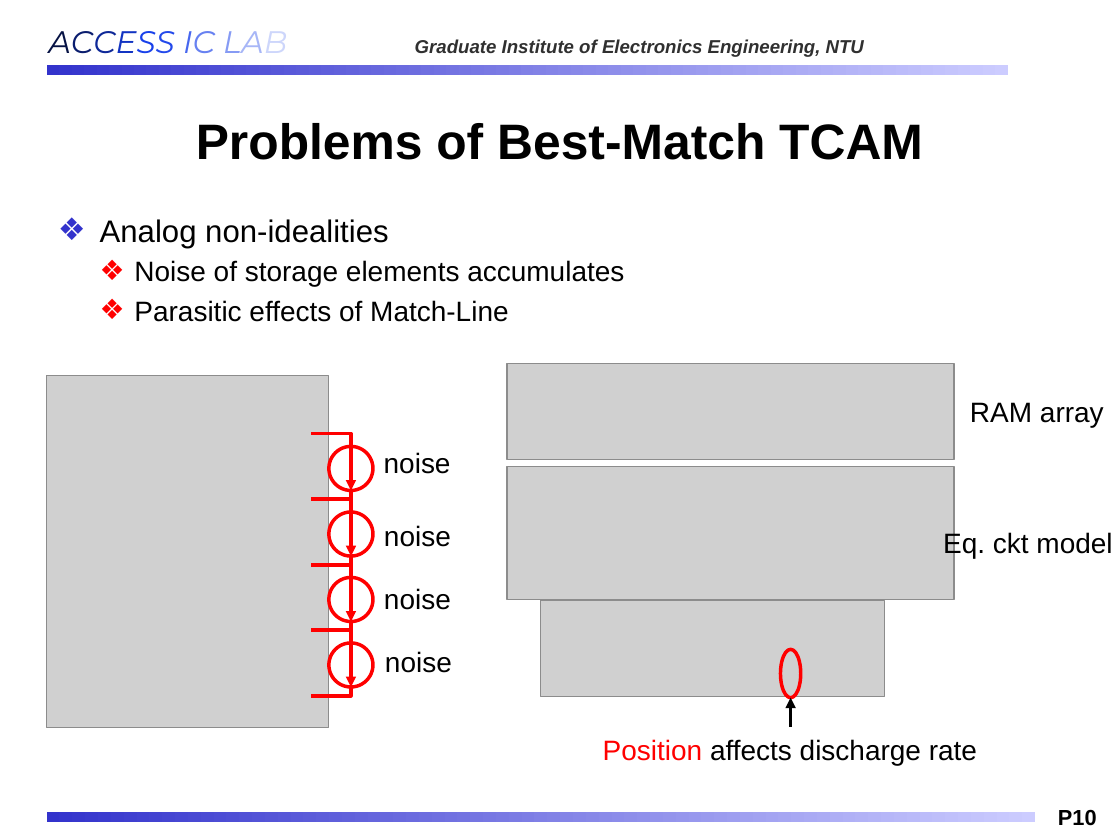
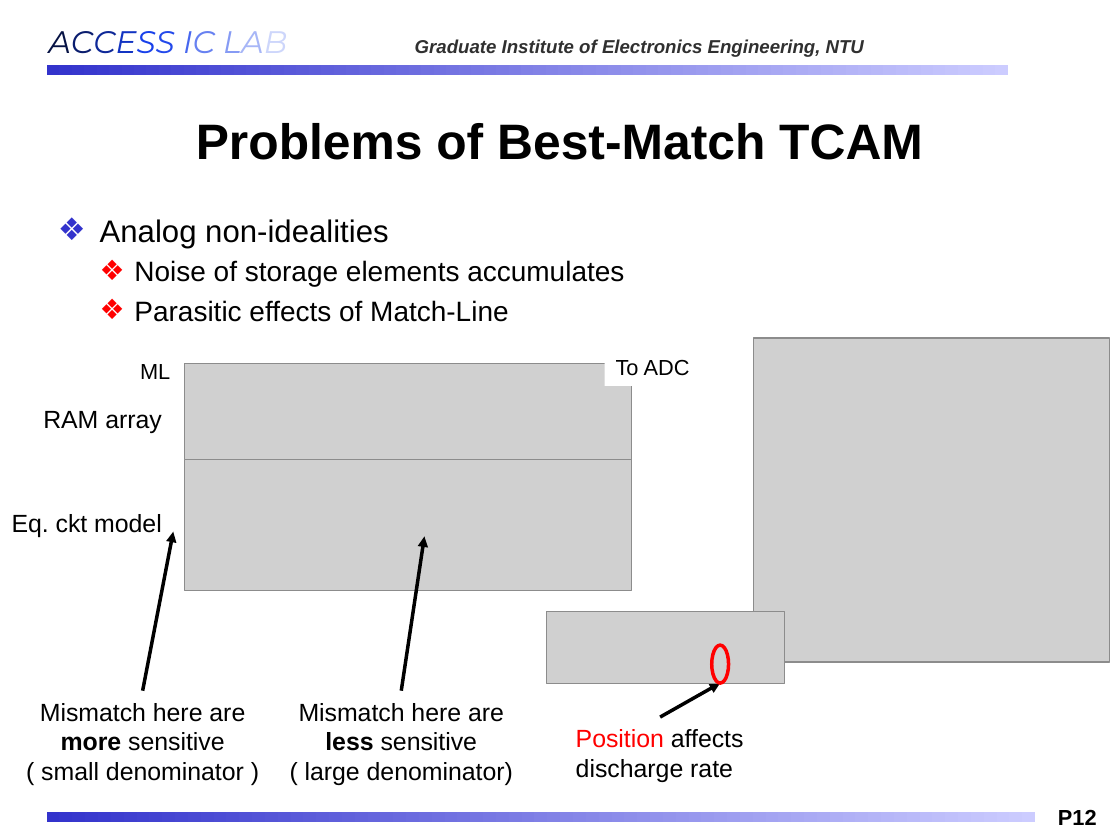
Before and after one commit to Oniontow/AndyWu_Project, a slide deck: slide 12 of IMS_NEW.pptx (slide 10 before the commit). Drawn at 1120x840 pixels with LibreOffice and Linux fonts; fonts in the diff are those of the drawing; grey boxes stand for pictures; background and template pictures are left out. Boxes give left, top, right and bottom in pixels: in the first picture for what was removed or moved away, otherwise in the second. Text is boxed around its words. In the diff, an @@ line names an element or a change of style, - is before the commit and + after.

Commit message:
53

```diff
--- a/IMS_NEW.pptx
+++ b/IMS_NEW.pptx
@@ text added at (616,359,690,376), 14 pt, text #000000 @@
+To ADC
@@ picture added at (754,338,1110,662) @@
@@ text added at (140,364,170,379), 14 pt, text #000000 @@
+ML
@@ picture: place and size @@
-picture at (507,363,954,459)
+picture at (185,364,632,460)
@@ text "RAM array": place and size @@
-text "RAM array" at (970,402,1104,427)
+text "RAM array" at (43,411,162,433)
@@ picture: place and size @@
-picture at (507,467,954,599)
+picture at (185,458,632,590)
@@ size 18 to 16 pt in 3 elements at (576,729,744,782), (43,411,162,433), (12,514,162,537) @@
@@ text "Eq. ckt model": place and size @@
-text "Eq. ckt model" at (943,531,1112,558)
+text "Eq. ckt model" at (12,514,162,537)
@@ arrow added from (142, 691) to (174, 532), #000000 2.25 pt @@
@@ arrow added from (401, 691) to (424, 536), #000000 2.25 pt @@
@@ picture: place and size @@
-picture at (540,600,884,696)
+picture at (547,612,785,684)
@@ group removed at (47,376,452,728): 8 elbow lines, 4 ellipses, 4 arrows, 4 texts, 1 picture @@
-noise
-noise
-noise
-noise
@@ ellipse: place and size @@
-ellipse at (781,650,801,698)
+ellipse at (711,645,728,683)
@@ arrow moved from (791, 727) - (791, 698) to (660, 717) - (720, 683) @@
@@ text added at (40,703,245,781), 16 pt, text #000000 @@
+Mismatch here are more sensitive
+( small denominator )
@@ text added at (299,703,513,785), 16 pt, text #000000 @@
+Mismatch here are less sensitive
+( large denominator)
@@ text "Position affects discharge rate": place and size @@
-text "Position affects discharge rate" at (603,739,977,765)
+text "Position affects discharge rate" at (576,729,744,782)
@@ page number at (1058,809,1097,825): text changed @@
-P10
+P12
```
Also in this commit, not shown: 3 other slides changed, 4 slides added, 2 slides removed.
